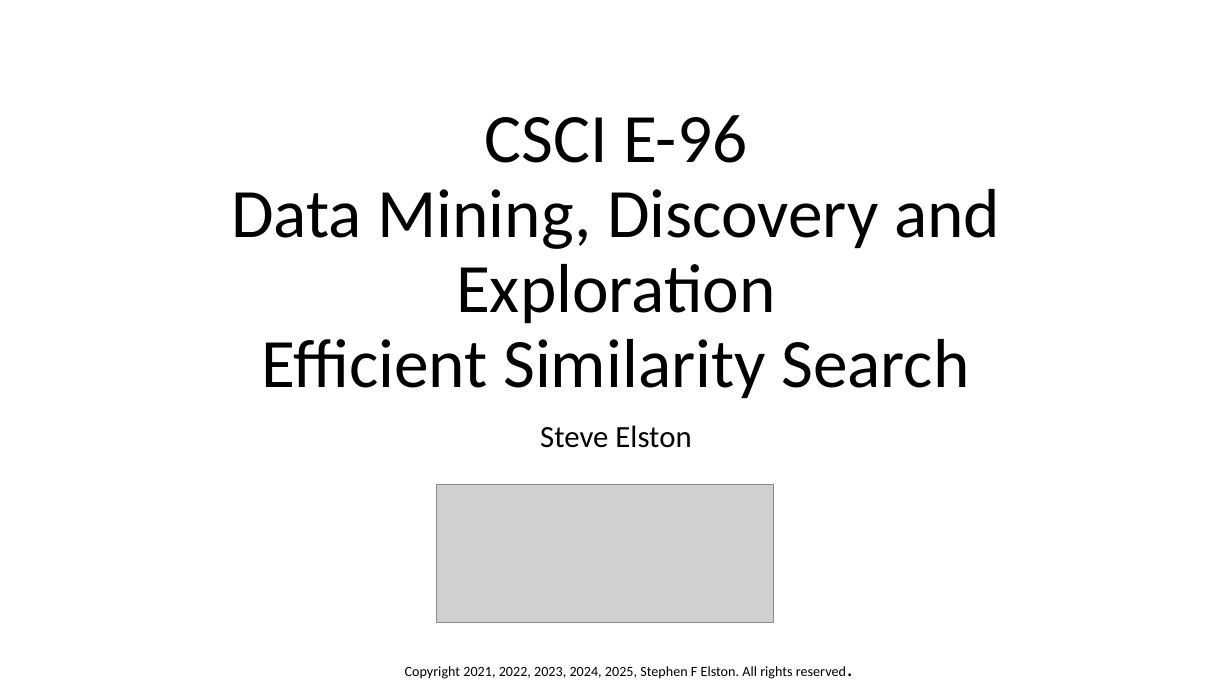
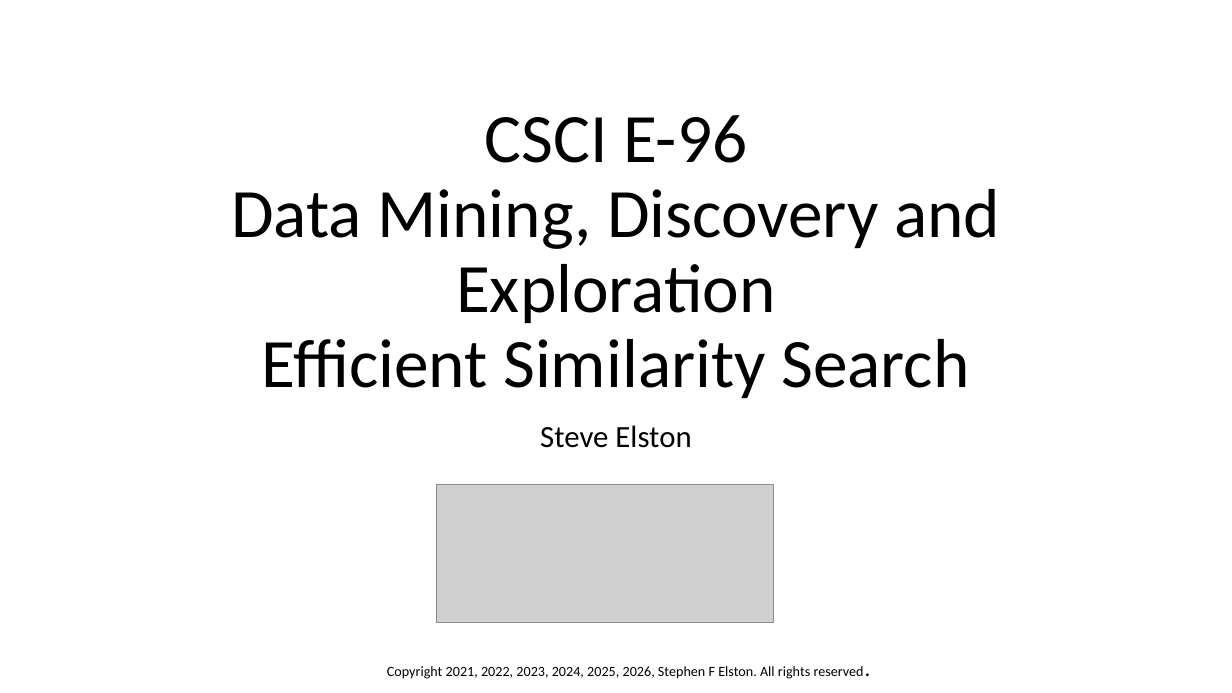
Before and after one commit to StephenElston/CSCI-E-108, a slide deck: slide 1 of slides/9_EfficientSimilaritySearch_Part2.pptx. Drawn at 1232x693 pixels with LibreOffice and Linux fonts; fonts in the diff are those of the drawing; grey boxes stand for pictures. Boxes give left, top, right and bottom in pixels: in the first picture for what was removed or moved away, otherwise in the second. Text is boxed around its words. In the diff, an @@ line names an element or a change of style, - is before the commit and + after.

Commit message:
Clearified IVF-PQ slides, updated slides, corrected typos

```diff
--- a/slides/9_EfficientSimilaritySearch_Part2.pptx
+++ b/slides/9_EfficientSimilaritySearch_Part2.pptx
@@ text at <box>387,666,864,679</box>: text changed @@
-Copyright 2021, 2022, 2023, 2024, 2025, Stephen F Elston. All rights reserved.
+Copyright 2021, 2022, 2023, 2024, 2025, 2026, Stephen F Elston. All rights reserved.
```
Also in this commit, not shown: 5 other slides changed.
